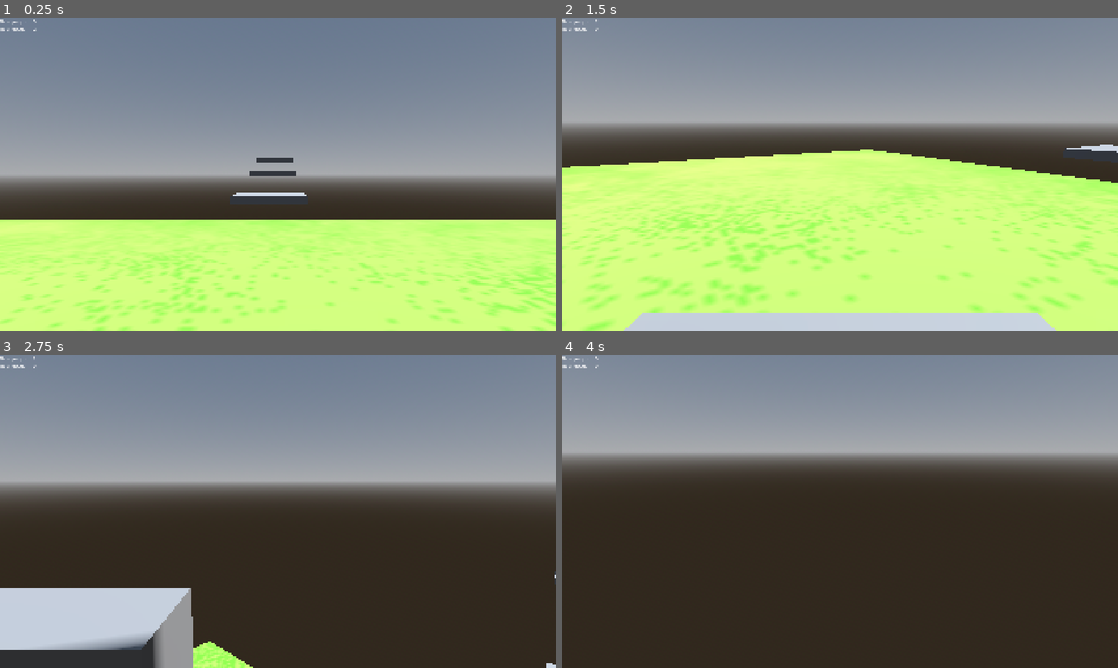
Above: before the commit, frames 1-4 (two rows, left to right).
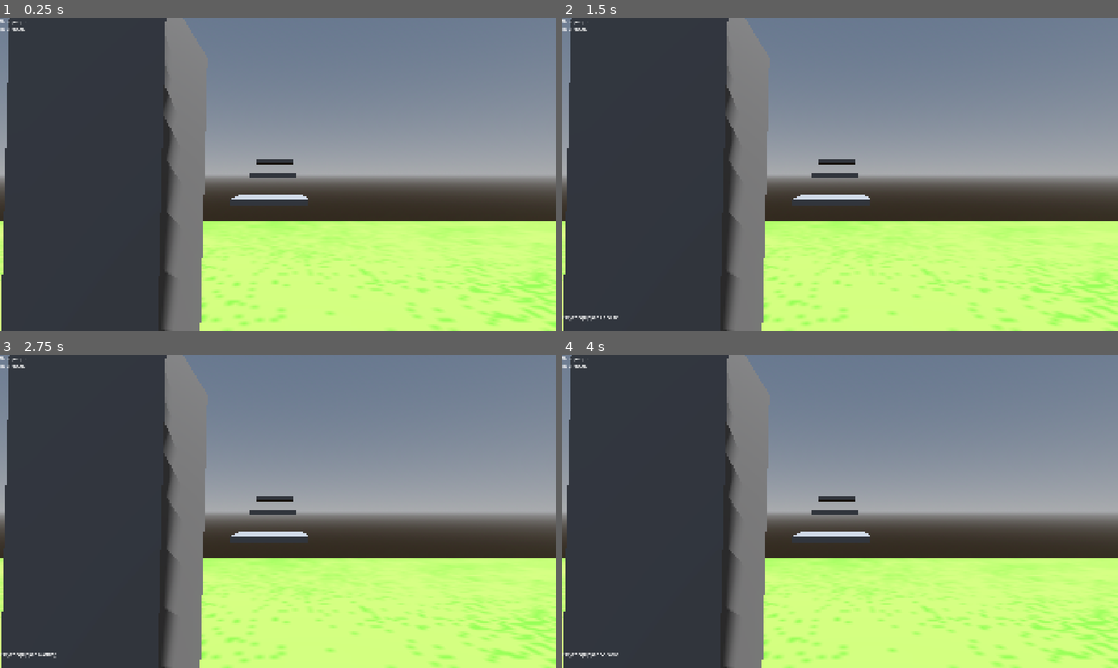
Above: after the commit, the same moments.

Repository: EndeKey/Game-Off-Game
Game: Godot game, scene res://Scenes/Main.tscn
The game is run twice, just before and just after one commit, with the same random seed, the same clock (stepped at 60 frames per second) and the same inputs.
Inputs (mouse positions are in pixels of both pictures, inside the frame that each line leads up to):
- Up to frame 1 (0.25 s): no input
- Up to frame 2 (1.5 s): tap Enter (ui_accept) at 0.5, 0.77 s; move the mouse to (962, 158) at 0.52 s; hold D (Right) 0.53-1.28 s; tap Tab (Select) at 0.6 s; click (962, 158) at 0.67 s; tap Shift (Snort) at 0.8, 1.35 s; move the mouse to (812, 174) at 1.27 s; hold W (Forward) from 1.28 s (still down)
- Up to frame 3 (2.75 s): keep holding W (Forward); tap Enter (ui_accept) at 1.52 s; tap Tab (Select) at 1.55, 2.1 s; move the mouse to (289, 505) at 2.02 s; tap Shift (Snort) at 2.3 s
- Up to frame 4 (4 s): keep holding W (Forward); move the mouse to (834, 517) at 2.77 s; tap Shift (Snort) at 2.85, 3.8 s; tap Enter (ui_accept) at 3.02, 3.77 s; tap Tab (Select) at 3.05, 3.6 s; move the mouse to (878, 514) at 3.52 s

The runs differ from the first frame. In frame 1, 36% of the frame differs, in the area x 0-100%, y 0-100%; in frame 2, 66%; in frame 3, 64%; in frame 4, 80%.
Error after the commit: Invalid access to property or key 'select' on a base object of type 'null instance'. (res://Scripts/player.gd:6)

Commit message:
Finished selection wheel

Diff:
--- a/game-off-/Scenes/wheelscene.tscn
+++ b/game-off-/Scenes/wheelscene.tscn
@@ -7,35 +7,35 @@
 
 [sub_resource type="AtlasTexture" id="AtlasTexture_ikm88"]
 atlas = ExtResource("4_i6c5x")
-region = Rect2(0, 0, 64, 64)
+region = Rect2(0, 0, 128, 128)
 script = ExtResource("3_ctej5")
 name = "Nothing"
 metadata/_custom_type_script = "uid://b4r6c3yci8uw"
 
 [sub_resource type="AtlasTexture" id="AtlasTexture_ctej5"]
 atlas = ExtResource("4_i6c5x")
-region = Rect2(64, 0, 64, 64)
+region = Rect2(128, 0, 128, 128)
 script = ExtResource("3_ctej5")
 name = "Cocaine"
 metadata/_custom_type_script = "uid://b4r6c3yci8uw"
 
 [sub_resource type="AtlasTexture" id="AtlasTexture_i6c5x"]
 atlas = ExtResource("4_i6c5x")
-region = Rect2(128, 0, 64, 64)
+region = Rect2(256, 0, 128, 128)
 script = ExtResource("3_ctej5")
 name = "Shrooms"
 metadata/_custom_type_script = "uid://b4r6c3yci8uw"
 
 [sub_resource type="AtlasTexture" id="AtlasTexture_d8otr"]
 atlas = ExtResource("4_i6c5x")
-region = Rect2(192, 0, 64, 64)
+region = Rect2(386, 0, 128, 128)
 script = ExtResource("3_ctej5")
 name = "LSD"
 metadata/_custom_type_script = "uid://b4r6c3yci8uw"
 
 [sub_resource type="AtlasTexture" id="AtlasTexture_lkicb"]
 atlas = ExtResource("4_i6c5x")
-region = Rect2(256, 0, 64, 64)
+region = Rect2(512, 0, 128, 128)
 script = ExtResource("3_ctej5")
 name = "Speedball"
 metadata/_custom_type_script = "uid://b4r6c3yci8uw"
@@ -46,9 +46,14 @@
 script = ExtResource("1_ikm88")
 
 [node name="Label" type="Label" parent="UI" unique_id=1380670951]
-offset_right = 40.0
-offset_bottom = 23.0
+offset_left = 2.0
+offset_top = 1022.0
+offset_right = 256.0
+offset_bottom = 1084.0
 
 [node name="Selectionwheel" parent="UI" unique_id=714759724 instance=ExtResource("2_newsv")]
 visible = false
+bg_color = Color(0.2901961, 0.25490198, 0.16470589, 1)
+line_color = Color(0.11858138, 0.11858139, 0.11858136, 1)
+highlight = Color(0.37249938, 0.32940444, 0.21934879, 1)
 options = Array[ExtResource("3_ctej5")]([SubResource("AtlasTexture_ikm88"), SubResource("AtlasTexture_ctej5"), SubResource("AtlasTexture_i6c5x"), SubResource("AtlasTexture_d8otr"), SubResource("AtlasTexture_lkicb")])
--- a/game-off-/Scripts/UI.gd
+++ b/game-off-/Scripts/UI.gd
@@ -10,5 +10,7 @@
 func _process(delta: float) -> void:
 	if Input.is_action_just_pressed("Select"):
 		$Selectionwheel.show()
+		Input.mouse_mode = Input.MOUSE_MODE_VISIBLE
 	elif Input.is_action_just_released("Select"):
-		$Selectionwheel.hide()
+		var tool = $Selectionwheel.Close()
+		$Label.text = "Player equipped:" + tool
--- a/game-off-/Scripts/inventory.gd
+++ b/game-off-/Scripts/inventory.gd
@@ -1,15 +1,21 @@
 @tool
 extends Control
-
-const SPRITE_SIZE = Vector2(64, 64)
+const SPRITE_SIZE = Vector2(256,256)
 
 @export var bg_color : Color
 @export var line_color : Color
+@export var highlight : Color
 
 @export var outer_radius : int = 256
 @export var inner_radius : int = 64
 @export var line_width : int = 4
 @export var options : Array[wheeloptions]
+var select = 0
+
+func Close():
+	hide()
+
+	return options[select].name
 
 # Called when the node enters the scene tree for the first time.
 func _draw() -> void:
@@ -31,6 +37,9 @@
 				true
 			)
 
+		if select == 0:
+			draw_circle(Vector2.ZERO,inner_radius,highlight)
+
 		draw_texture_rect_region(
 			options[0].atlas,
 			Rect2(offset, SPRITE_SIZE),
@@ -43,6 +52,23 @@
 			var mid_rads = ((start_rads + end_rads) / 2) * -1
 			var radius_mid = (inner_radius + outer_radius) / 2
 
+			if select == i:
+				var points_per_arc = 32
+				var points_inner = PackedVector2Array()
+				var points_outer = PackedVector2Array()
+
+				for j in range(points_per_arc+1):
+					var angle = start_rads + j * (end_rads - start_rads)  / points_per_arc
+					points_inner.append(inner_radius * Vector2.from_angle(TAU-angle))
+					points_outer.append(outer_radius * Vector2.from_angle(TAU-angle))
+
+				points_outer.reverse()
+				draw_polygon(
+					points_inner + points_outer,
+					PackedColorArray([highlight]),
+
+				)
+
 			var draw_pos = radius_mid * Vector2.from_angle(mid_rads) + offset
 			draw_texture_rect_region(
 				options[i].atlas,
@@ -53,4 +79,14 @@
 
 # Called every frame. 'delta' is the elapsed time since the previous frame.
 func _process(delta: float) -> void:
+	var mouse_pos = get_local_mouse_position()
+	var mouse_rad = mouse_pos.length()
+
+	if mouse_rad < inner_radius:
+		select = 0
+	else:
+		var mouse_rads = fposmod(mouse_pos.angle() * -1, TAU)
+		select = ceil((mouse_rads / TAU) * (len(options) - 1))
+
+
 	queue_redraw()
--- a/game-off-/Scripts/player.gd
+++ b/game-off-/Scripts/player.gd
@@ -3,6 +3,7 @@
 var checkpoint : Vector3 = Vector3(0,1,0)
 var SPEED = 5.0
 var JUMP_VELOCITY = 4.5
+@onready var inventory = $UI/Selectionwheel.select
 @onready var neck := $Neck
 @onready var camera := $Neck/Camera3D
 @onready var hand := $Neck/hand
@@ -39,11 +40,15 @@
 		velocity.z = move_toward(velocity.z, 0, SPEED)
 	if Input.is_action_just_pressed("Reset"):
 		global_position = checkpoint
-	if Input.is_action_just_pressed("Snort") && flourdoses != 0:
-		ishandvisible = true
-		animationplayer.play("snort")
-		flourjumps += 1
-		flourdoses -= 1
+	if Input.is_action_just_pressed("Snort"):
+		if inventory == "Nothing":
+			pass
+		if inventory == "Cocaine" && flourdoses != 0:
+			ishandvisible = true
+			animationplayer.play("snort")
+			flourjumps += 1
+			flourdoses -= 1
+
 	if flourjumps != 0:
 		JUMP_VELOCITY = 9
 
Binary file changed: game-off-/Assets/not drugs.png
